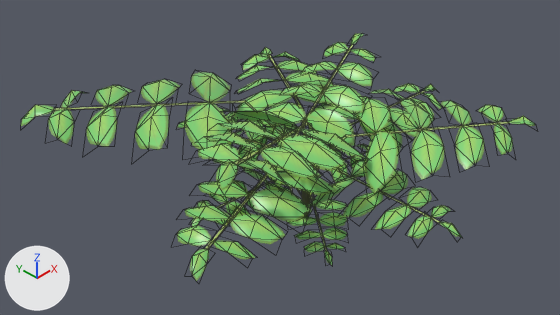
What one commit did to the Blender file Environment/SpikenardPlant/SpikenardPlant.blend.
The view is the same before and after, from the file's camera 'Camera'. The axes (+X, +Y, +Z) are drawn at lower left. The lights are the same throughout. Mesh edges are drawn as thin lines.

The older version as bpy lines, for what is in view:
```python
me_plane_006 = bpy.data.meshes.new('Plane.006')
me_plane_006.from_pydata(...)  # 1274 vertices, 1120 faces; spans x -6.7..8.8, y -7.0..5.6, z 0.0..6.0
me_plane_006.polygons.foreach_set('use_smooth', [True] * 1120)
me_plane_006.materials.append(mat_material_001)
ob_plane_005 = bpy.data.objects.new('Plane.005', me_plane_006)
ob_plane_005.location = (0.0, 0.0, 0.0)
ob_plane_005.rotation_euler = (0.0, 0.0, 2.496)  # degrees (0, 0, 143)
ob_plane_005.scale = (1.37, 1.37, 1.37)
```
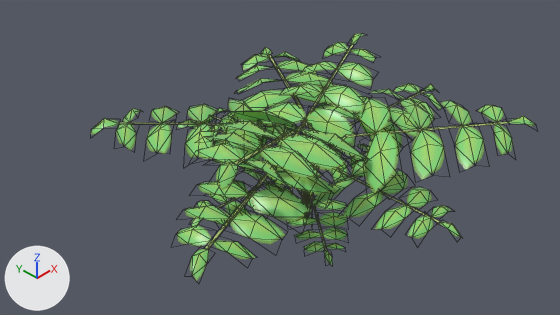
Patch to the scene script:
```diff
--- a/Environment/SpikenardPlant/SpikenardPlant.blend.py
+++ b/Environment/SpikenardPlant/SpikenardPlant.blend.py
@@ me_plane_006 @@
 me_plane_006.from_pydata(...)  # 1274 vertices, 1120 faces; spans x -6.7..8.8, y -7.0..5.6, z 0.0..6.0
 # used by ob_plane_005; location = (0.0, 0.0, 0.0); rotation_euler = (0.0, 0.0, 2.496), in degrees (0, 0, 143); scale = (1.37, 1.37, 1.37)
+# me_plane_006 part 1: the loose piece of 10 vertices spanning x 0.0..7.7, y -1.1..0.1, z 0.0..4.7 is multiplied about its middle by the matrix ((0.813, -0.001, -0.053), (-0.001, 0.814, -0.04), (0.053, 0.04, 0.812)), then moved by (-1.0, 0.3, -0.2)
+# me_plane_006 part 2: the loose piece of 9 vertices spanning x 2.3..3.9, y -0.6..2.1, z 4.3..5.0 is scaled about its middle by (0.811, 0.82, 0.683), then moved by (-1.0, 0.0, -0.7)
+# me_plane_006 part 3: the loose piece of 9 vertices spanning x 4.1..5.3, y -0.7..1.6, z 4.1..5.0 is scaled about its middle by (0.841, 0.82, 0.688), then moved by (-1.3, 0.0, -0.5)
+# me_plane_006 part 4: the loose piece of 9 vertices spanning x 5.6..6.7, y -0.9..1.1, z 4.1..4.9 is scaled about its middle by (0.834, 0.822, 0.681), then moved by (-1.6, 0.1, -0.5)
+# me_plane_006 part 5: the loose piece of 9 vertices spanning x 6.9..7.8, y -1.0..0.5, z 4.2..4.9 is scaled about its middle by (0.808, 0.825, 0.747), then moved by (-1.8, 0.1, -0.5)
+# me_plane_006 part 6: the loose piece of 9 vertices spanning x 7.7..8.8, y -1.3..-0.7, z 4.2..4.9 is scaled about its middle by (0.833, 0.819, 0.732), then moved by (-2.0, 0.3, -0.4)
+# me_plane_006 part 7: the loose piece of 9 vertices spanning x 2.1..3.6, y -3.2..-0.5, z 4.0..5.1 is scaled about its middle by (0.784, 0.809, 0.939), then moved by (-1.0, 0.4, -0.8)
+# me_plane_006 part 8: the loose piece of 9 vertices spanning x 3.8..5.2, y -3.0..-0.7, z 4.3..5.0 is scaled about its middle by (0.806, 0.808, 0.973), then moved by (-1.3, 0.4, -0.7)
+# me_plane_006 part 9: the loose piece of 9 vertices spanning x 5.4..6.6, y -2.8..-0.8, z 4.2..4.9 is scaled about its middle by (0.802, 0.807, 0.953), then moved by (-1.6, 0.4, -0.6)
+# me_plane_006 part 10: the loose piece of 9 vertices spanning x 6.8..7.6, y -2.4..-1.0, z 4.1..4.9 is scaled about its middle by (0.832, 0.804, 0.849), then moved by (-1.8, 0.4, -0.5)
 me_plane_006.materials.append(mat_material_001)
```

Pixel boxes [x1, y1, x2, y2] of what changed, in the pictures (560 x 315 px; the box of a moved part takes in the faces that stretch with it):
'Plane.005', reshaped (14% narrower)
    before: [21, 33, 535, 281]
    after: [91, 33, 535, 281]
part 1 of me_plane_006, moved or reshaped
    before: [54, 101, 282, 135]
    after: [118, 122, 313, 211]
part 2 of me_plane_006, moved or reshaped
    before: [185, 102, 231, 149]
    after: [226, 129, 262, 168]
part 3 of me_plane_006, moved or reshaped
    before: [135, 104, 169, 150]
    after: [185, 123, 213, 157]
part 4 of me_plane_006, moved or reshaped
    before: [86, 106, 117, 147]
    after: [146, 123, 172, 154]
part 5 of me_plane_006, moved or reshaped
    before: [48, 108, 74, 144]
    after: [116, 122, 136, 150]
part 6 of me_plane_006, moved or reshaped
    before: [21, 105, 54, 126]
    after: [91, 118, 119, 135]
part 7 of me_plane_006, moved or reshaped
    before: [191, 72, 230, 102]
    after: [228, 100, 253, 122]
part 8 of me_plane_006, moved or reshaped
    before: [141, 79, 180, 104]
    after: [187, 104, 217, 123]
part 9 of me_plane_006, moved or reshaped
    before: [95, 85, 132, 106]
    after: [151, 106, 178, 123]
part 10 of me_plane_006, moved or reshaped
    before: [61, 90, 86, 108]
    after: [123, 109, 142, 123]
